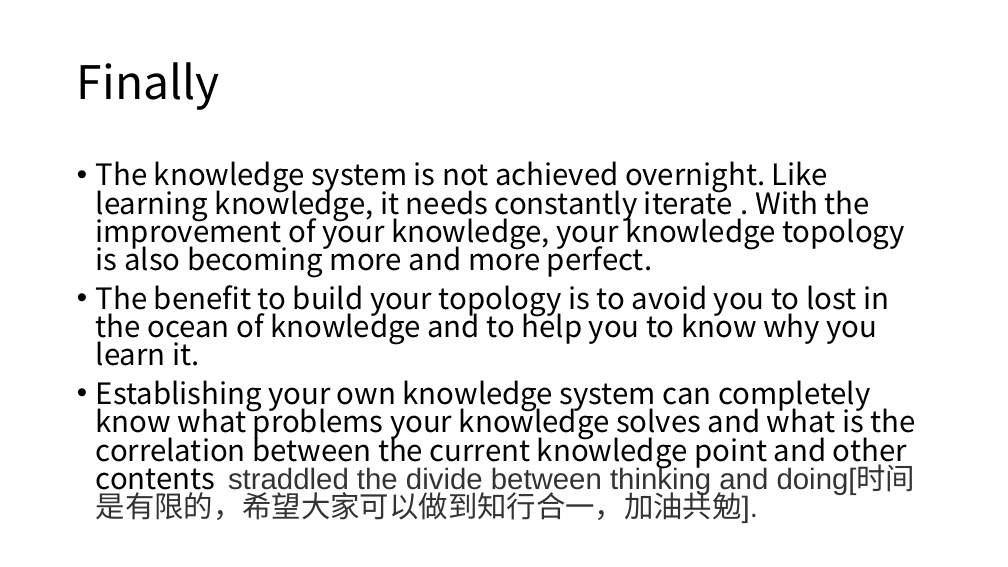
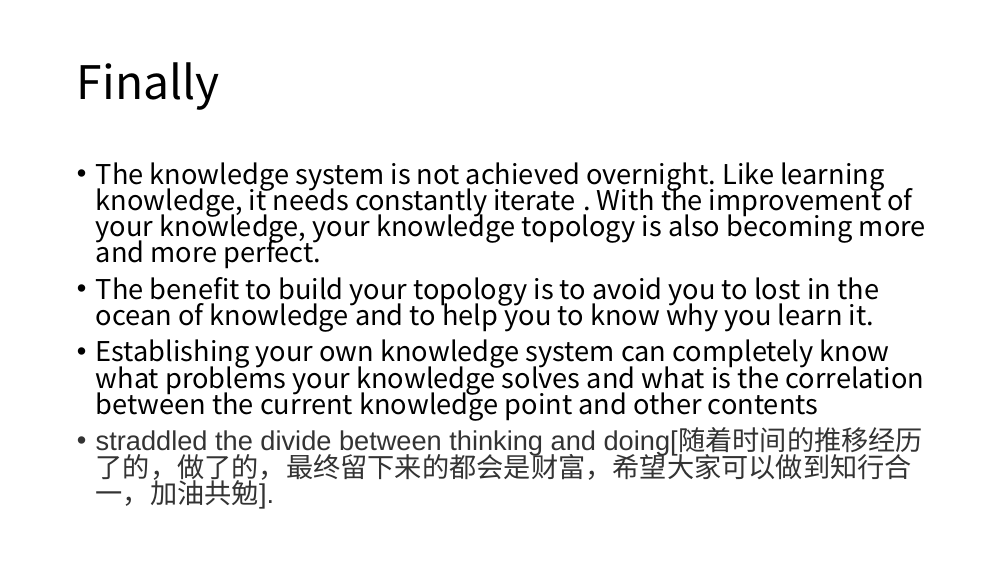
Before and after one commit to zicheng-pan/python-requestforlagou, a slide deck: slide 15 of New Microsoft PowerPoint 演示文稿.pptx. Drawn at 1008x567 pixels with LibreOffice and Linux fonts; fonts in the diff are those of the drawing. Boxes give left, top, right and bottom in pixels: in the first picture for what was removed or moved away, otherwise in the second. Text is boxed around its words. In the diff, an @@ line names an element or a change of style, - is before the commit and + after.

Commit message:
add a Philosophical conclusion

```diff
--- a/New Microsoft PowerPoint 演示文稿.pptx
+++ b/New Microsoft PowerPoint 演示文稿.pptx
@@ text at [96,162,926,332]: size 28 to 25.9 pt in "The knowledge system is not achieved overnight. ...", "The benefit to build your topology is ..." @@
@@ text at [96,339,925,509]: text changed; size 28 to 25.9 pt @@
-• Establishing your own knowledge system can completely know what problems your knowledge solves and what is the correlation between the current knowledge point and other contents straddled the divide between thinking and doing[时间是有限的，希望大家可以做到知行合一，加油共勉].
+• Establishing your own knowledge system can completely know what problems your knowledge solves and what is the correlation between the current knowledge point and other contents
+• straddled the divide between thinking and doing[随着时间的推移经历了的，做了的，最终留下来的都会是财富，希望大家可以做到知行合一，加油共勉].
```
